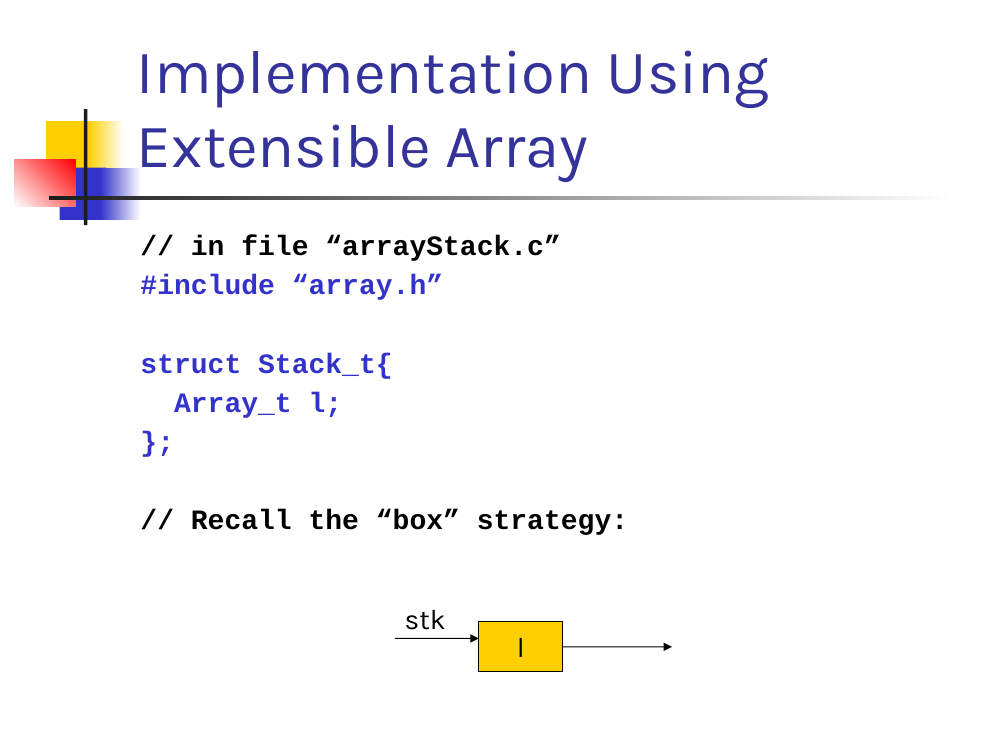
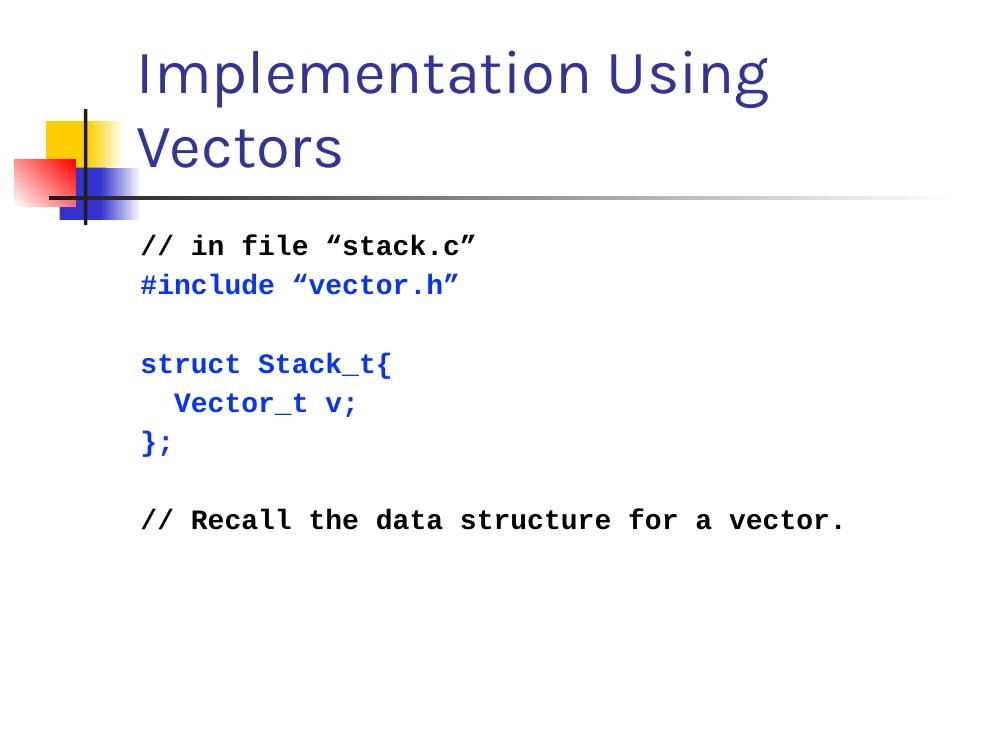
Before and after one commit to csslab-ustc/csslab-ustc.github.io, a slide deck: slide 5 of courses/sysprog/slides/lec15-stack.pptx. Drawn at 1008x756 pixels with LibreOffice and Linux fonts; fonts in the diff are those of the drawing. Boxes give left, top, right and bottom in pixels: in the first picture for what was removed or moved away, otherwise in the second. Text is boxed around its words. In the diff, an @@ line names an element or a change of style, - is before the commit and + after.

```diff
--- a/courses/sysprog/slides/lec15-stack.pptx
+++ b/courses/sysprog/slides/lec15-stack.pptx
@@ title at (x1=137, y1=50, x2=770, y2=168): text changed @@
-Implementation Using Extensible Array
+Implementation Using Vectors
@@ text at (x1=140, y1=235, x2=476, y2=295): text changed; text colour #000000 to #0432FF @@
-// in file “arrayStack.c”
-#include “array.h”
+// in file “stack.c”
+#include “vector.h”
@@ text at (x1=140, y1=353, x2=393, y2=379): text colour #3333CC to #0432FF in "struct Stack_t{", "};" @@
@@ text at (x1=174, y1=393, x2=359, y2=417): text changed; text colour #3333CC to #0432FF @@
-Array_t l;
+Vector_t v;
@@ text at (x1=191, y1=510, x2=847, y2=530): text changed @@
-// Recall the “box” strategy:
+// Recall the data structure for a vector.
@@ group removed at (x1=395, y1=610, x2=672, y2=672): 2 arrows, 1 rectangle, 1 text @@
-l
-stk
```
Also in this commit, not shown: 13 other slides changed, 10 other files.
